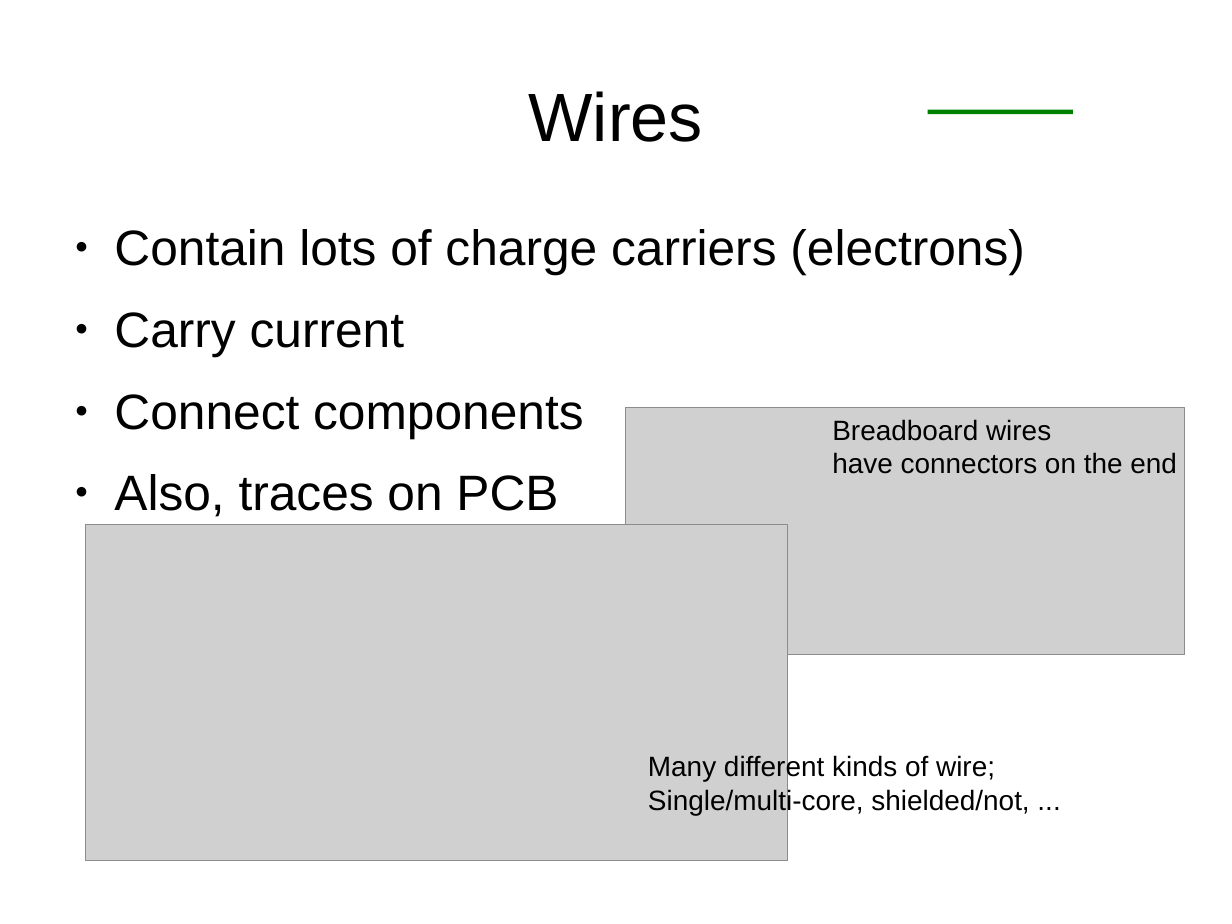
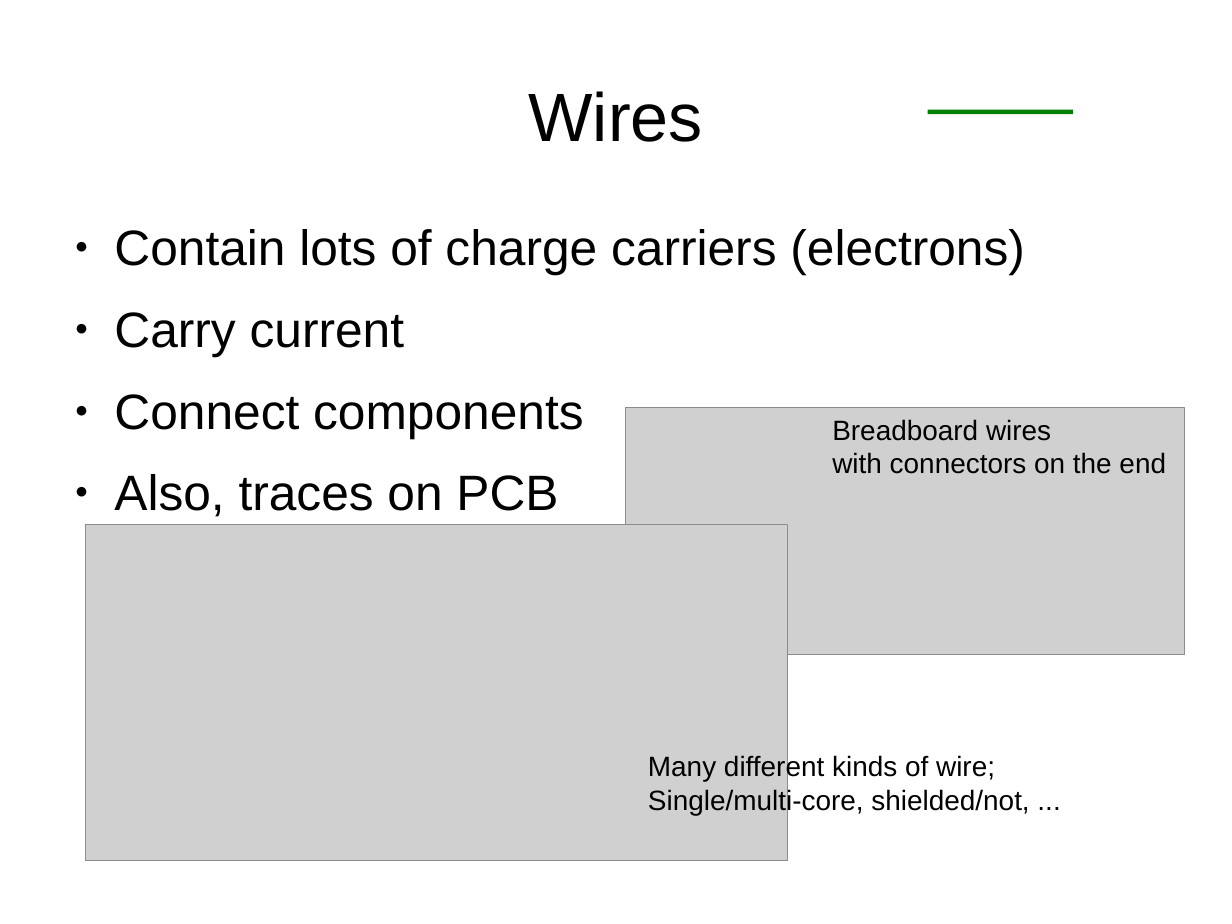
Before and after one commit to swarren/presentations, a slide deck: slide 9 of lcs-electronics-intro/lcs-electronics-intro.odp. Drawn at 1232x924 pixels with LibreOffice and Linux fonts; fonts in the diff are those of the drawing; grey boxes stand for pictures; background and template pictures are left out. Boxes give left, top, right and bottom in pixels: in the first picture for what was removed or moved away, otherwise in the second. Text is boxed around its words. In the diff, an @@ line names an element or a change of style, - is before the commit and + after.

Commit message:
lcs-electronics-intro: rendering fixes
- Redo schematic layout for all Fritzing diagrams; Fritzing appears to
  have forgotten all the previous layout I did!
- Re-export all Fritzing schematics to SVG and reimport those into the
  presentation. This mostly solves this missing rendering of LEDs in OOo.
  However, the light arrows from the LEDs still don't render with arrows.
- Fix inconsistent shade of yellow used in presentation popouts.

```diff
--- a/lcs-electronics-intro/lcs-electronics-intro.odp
+++ b/lcs-electronics-intro/lcs-electronics-intro.odp
@@ text at [832, 419, 1166, 474]: text changed @@
-Breadboard wires
-have connectors on the end
+Breadboard wires
+with connectors on the end
```
Also in this commit, not shown: 23 other slides changed, 17 other files.
